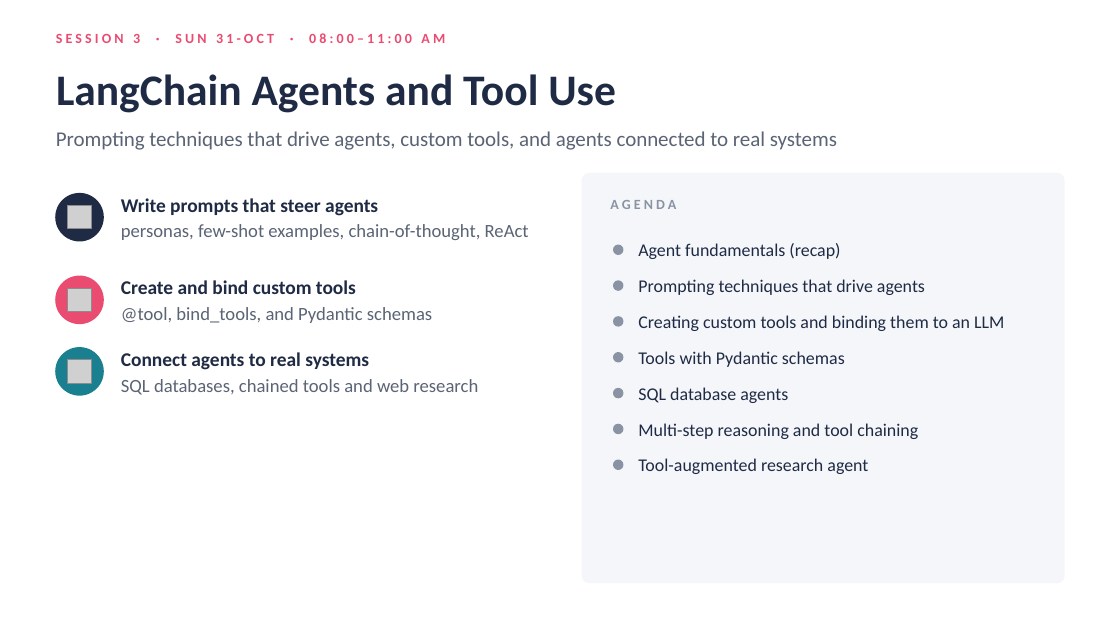
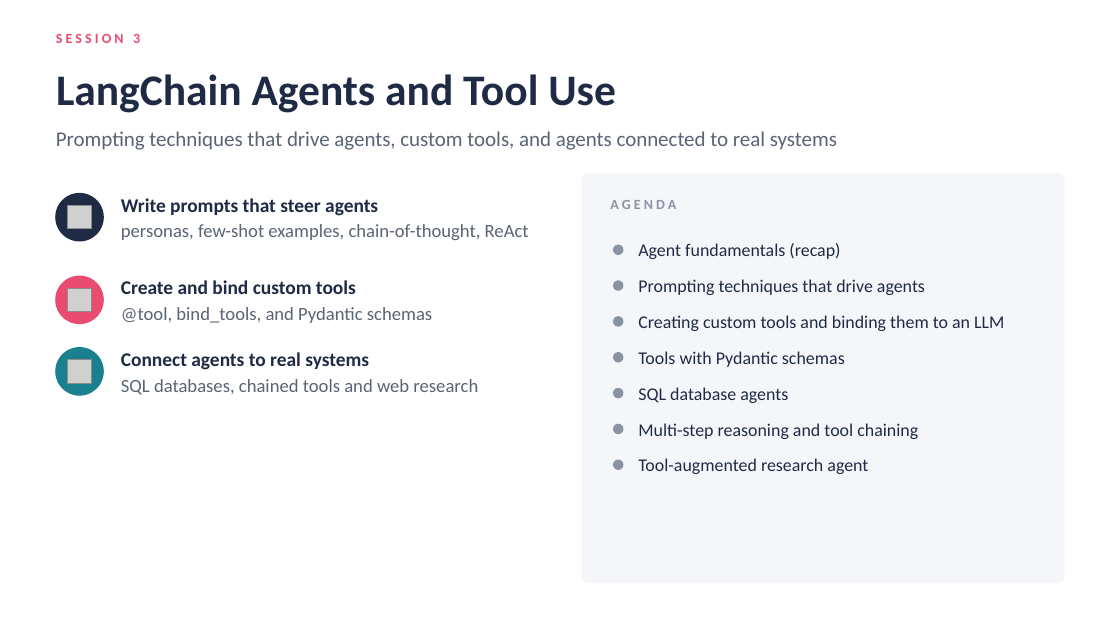
Before and after one commit to atulkahatecdac/agenticai, a slide deck: slide 50 of 16_PGP-Agentic/PGP_Agentic_AI.pptx. Drawn at 1120x630 pixels with LibreOffice and Linux fonts; fonts in the diff are those of the drawing; grey boxes stand for pictures. Boxes give left, top, right and bottom in pixels: in the first picture for what was removed or moved away, otherwise in the second. Text is boxed around its words. In the diff, an @@ line names an element or a change of style, - is before the commit and + after.

```diff
--- a/16_PGP-Agentic/PGP_Agentic_AI.pptx
+++ b/16_PGP-Agentic/PGP_Agentic_AI.pptx
@@ text at [56,34,140,43]: text changed @@
-SESSION 3 · SUN 31-OCT · 08:00–11:00 AM
+SESSION 3
```
Also in this commit, not shown: 10 other slides changed, 11 other files.
